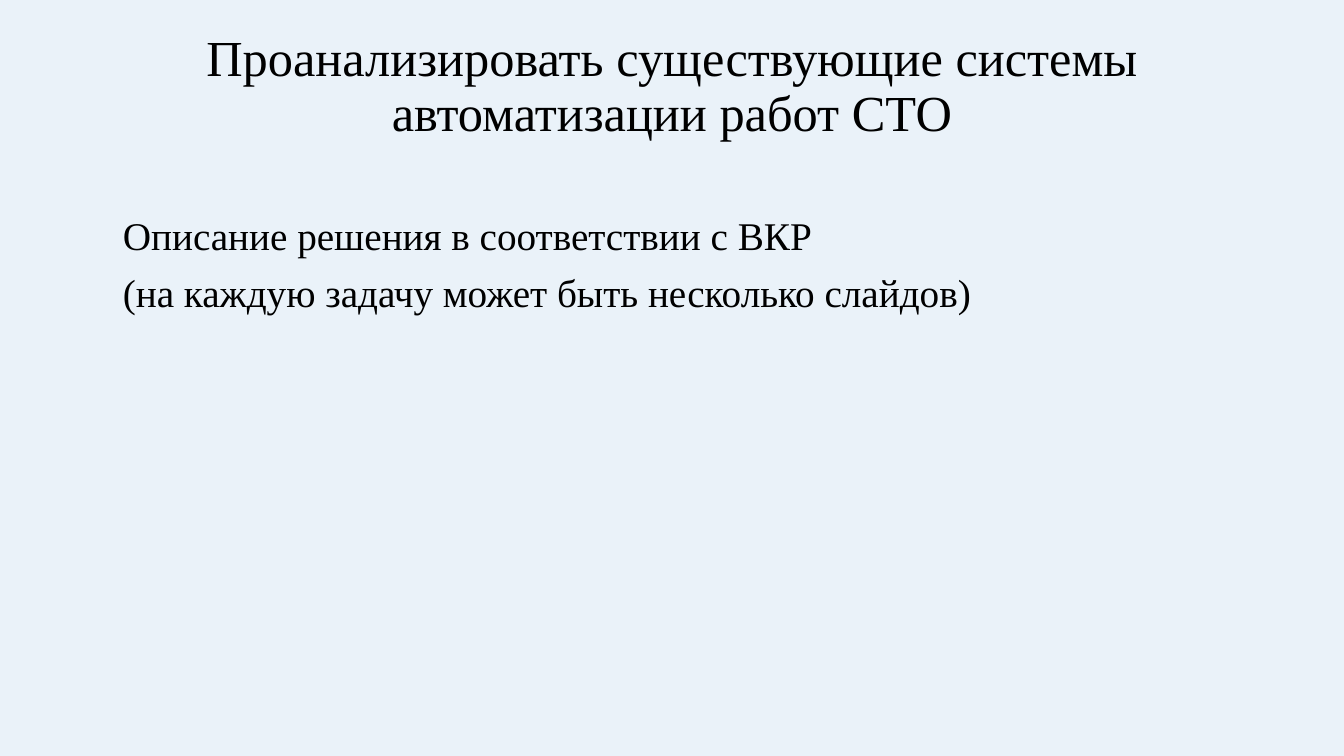
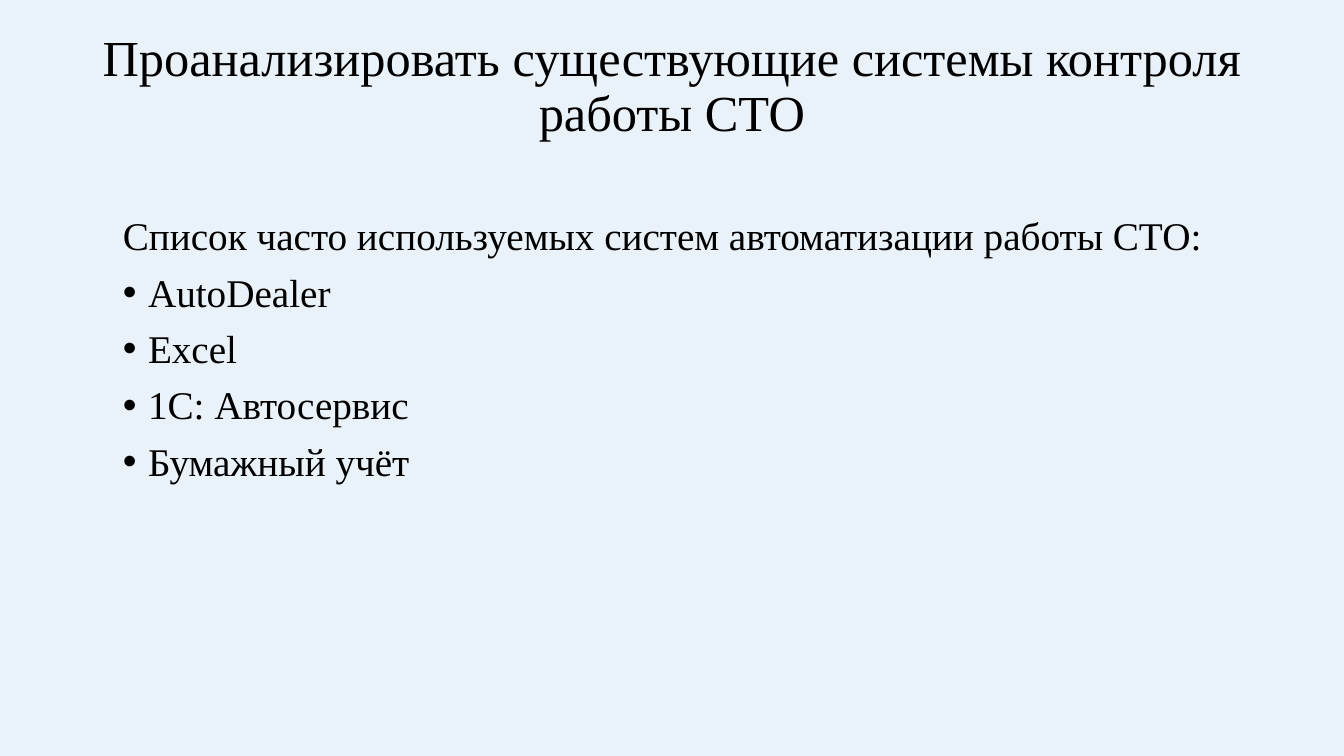
Before and after one commit to IlyaRevkin/VFCS, a slide deck: slide 5 of Отчёт/Создание ИС для автоматизации работы СТО.pptx (slide 4 before the commit). Drawn at 1344x756 pixels with LibreOffice and Linux fonts; fonts in the diff are those of the drawing. Boxes give left, top, right and bottom in pixels: in the first picture for what was removed or moved away, otherwise in the second. Text is boxed around its words. In the diff, an @@ line names an element or a change of style, - is before the commit and + after.

```diff
--- a/Отчёт/Создание ИС для автоматизации работы СТО.pptx
+++ b/Отчёт/Создание ИС для автоматизации работы СТО.pptx
@@ title at bbox=[103, 43, 1241, 141]: text changed @@
-Проанализировать существующие системы автоматизации работ СТО
+Проанализировать существующие системы контроля работы СТО
@@ text at bbox=[123, 222, 1202, 483]: text changed @@
-Описание решения в соответствии с ВКР
-(на каждую задачу может быть несколько слайдов)
+Список часто используемых систем автоматизации работы СТО:
+• AutoDealer
+• Excel
+• 1С: Автосервис
+• Бумажный учёт
```
Also in this commit, not shown: 3 other slides changed, 2 slides added, 1 slide removed, 32 other files.
